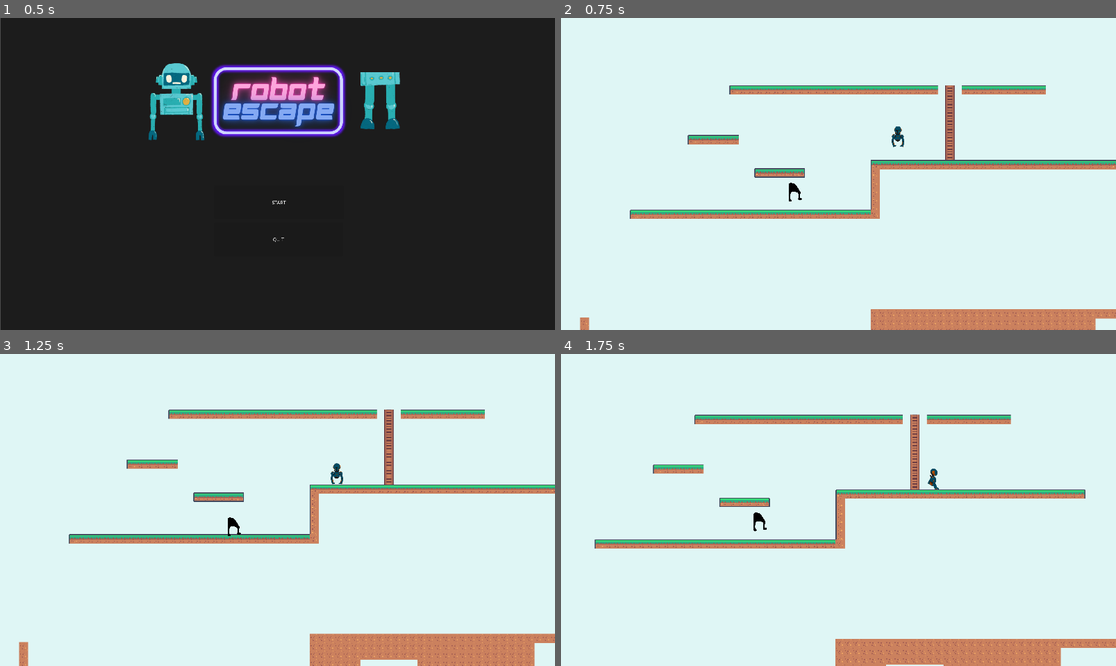
Above: before the commit, frames 1-4 (two rows, left to right).
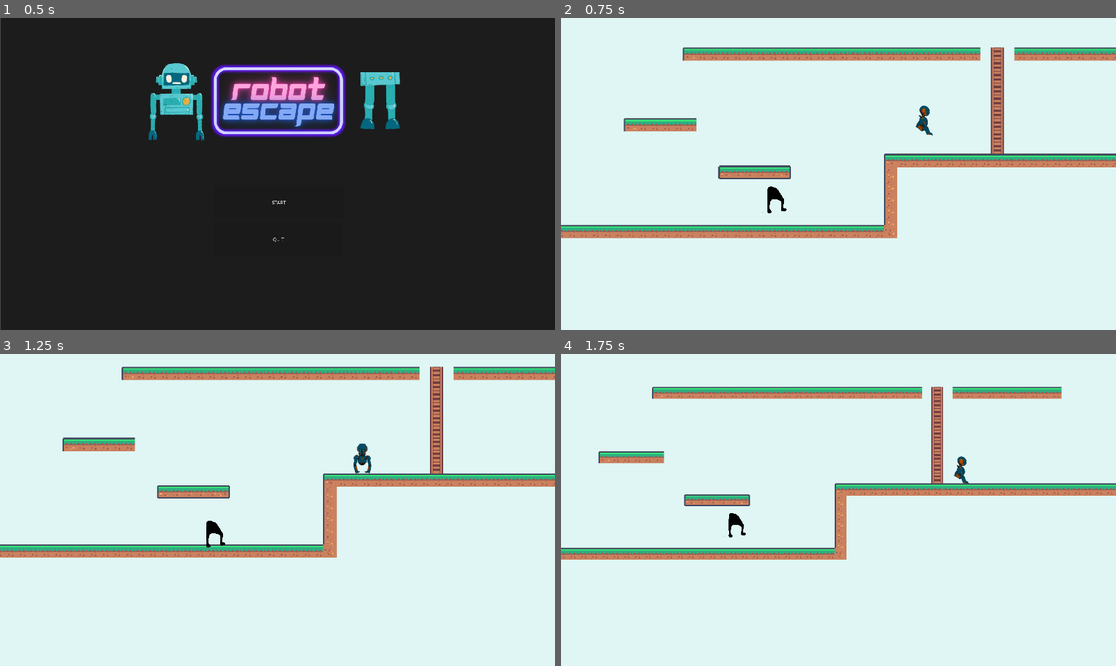
Above: after the commit, the same moments.

Repository: Paulofrog/Jeu-IC06
Game: Godot game, scene res://Game/TitleScreen/titleScreenScene.tscn
Two runs of this game, one before a commit and one after it. Both use one fixed random seed, a clock stepped at 60 frames per second and the inputs below. The engine's default icon, where the game draws it, is replaced by a stand-in: a white triangle on a blue panel in a dark square.
Inputs:
- Up to frame 1 (0.5 s): no input
- Up to frame 2 (0.75 s): click "START" at 0.5 s
- Up to frame 3 (1.25 s): no input
- Up to frame 4 (1.75 s): tap Enter at 1.25 s; hold D (armsRight) from 1.28 s (still down); hold Alt (armsAssembly) from 1.28 s (still down); tap Space (legsJump) at 1.52 s

Frame 1 is identical in both runs. In frame 2, 17% of the frame differs, in the area x 0-100%, y 9-100%; in frame 3, 19%, in the area x 0-100%, y 4-100%; in frame 4, 16%.

Commit message:
Fix zoom caméra
+ préparation éléments level1
Attention, il faut remettre les masques et les calques pour la movementArea si besoin, je les ai enlevé pour bouger avec le zoom.
Attention 2, la musique est localisée, on l'entend de moins en moins quand on s'éloigne du spawn.

Diff:
--- a/Game/Arms player/armsPlayerScript.gd
+++ b/Game/Arms player/armsPlayerScript.gd
@@ -54,7 +54,7 @@
 			$Appearance.animation = "walk"
 			$Appearance.flip_h = Global.directionX < 0
 		else:
-			if !Global.isArmsPlayerOnCeiling :
+			if !Global.isArmsPlayerOnCeiling and is_on_floor():
 				$Appearance.play("idle")
 
 	if !Global.are_assembled or Global.isArmsPlayerOnCeiling and !Global.can_climb:
--- a/Game/Level 1/level1Scene.tscn
+++ b/Game/Level 1/level1Scene.tscn
@@ -326,14 +326,39 @@
 physics_layer_0/collision_mask = 3
 sources/0 = SubResource("TileSetAtlasSource_hot3a")
 
+[sub_resource type="RectangleShape2D" id="RectangleShape2D_ang7b"]
+size = Vector2(1850, 17.5)
+
+[sub_resource type="RectangleShape2D" id="RectangleShape2D_g8gxc"]
+size = Vector2(36, 498)
+
 [node name="Node" type="Node"]
 
-[node name="Sprite2D" type="Sprite2D" parent="."]
+[node name="Background" type="Sprite2D" parent="."]
 position = Vector2(1448.81, 829.812)
 scale = Vector2(5.02843, 5.11844)
 texture = ExtResource("2_07kk2")
 
-[node name="TileMapLayer" type="TileMapLayer" parent="."]
+[node name="TileMap" type="TileMapLayer" parent="."]
 position = Vector2(-1, 409)
 tile_map_data = PackedByteArray("AAAAAEkAAAAAAAsAAAAAAEoAAAAAAAwAAAAAAEsAAAAAAA0AAAAAAEwAAAAAAA4AAAAAAE0AAAAAAA8AAAABAE …(38640 unchanged characters)…
 tile_set = SubResource("TileSet_xg5eo")
+
+[node name="LegsPlayerSpawnPoint" type="Marker2D" parent="."]
+position = Vector2(205, 1211)
+
+[node name="ArmsPlayerSpawnPoint" type="Marker2D" parent="."]
+position = Vector2(117, 671)
+
+[node name="Ceiling" type="Area2D" parent="."]
+collision_layer = 64
+
+[node name="CollisionShape2D" type="CollisionShape2D" parent="Ceiling"]
+position = Vector2(1015, -236.75)
+shape = SubResource("RectangleShape2D_ang7b")
+
+[node name="Ladder" type="Area2D" parent="."]
+
+[node name="CollisionShape2D" type="CollisionShape2D" parent="Ladder"]
+position = Vector2(-247, 1328)
+shape = SubResource("RectangleShape2D_g8gxc")
--- a/Game/Main/mainScene.tscn
+++ b/Game/Main/mainScene.tscn
@@ -45,7 +45,9 @@
 offset_bottom = -37.0
 
 [node name="MovementArea" type="StaticBody2D" parent="Camera"]
-collision_layer = 32
+visible = false
+collision_layer = 0
+collision_mask = 0
 
 [node name="CollisionArea" type="CollisionShape2D" parent="Camera/MovementArea"]
 position = Vector2(0, -283.5)
--- a/Game/Main/mainScript.gd
+++ b/Game/Main/mainScript.gd
@@ -4,10 +4,9 @@
 const PROXIMITY_THRESHOLD = 50.0
 const PROXIMITYLABEL_OFFSET = Vector2(0, -45)
 
-#renommer ces variables pour la caméra
-const MAX_DISTANCE = 500.0  # La distance à partir de laquelle la caméra commence à dézoomer
+const THRESHOLD_DISTANCE = 500.0  # La distance à partir de laquelle la caméra commence à dézoomer
 const MIN_ZOOM = Vector2(1, 1)  # Zoom par défaut
-const MAX_ZOOM = Vector2(2, 2)  # Maximum de zoom out (2x)
+const MAX_ZOOM = Vector2(4, 4)  # Maximum de zoom out (2x)
 var distance
 var zoom_factor
 var zoom
@@ -30,7 +29,7 @@
 	if Input.is_action_just_pressed("pause"):
 		pauseMenu()
 	UpdateCameraPosition()
-	#UpdateCameraZoom()
+	UpdateCameraZoom()
 	PlayerProximityDetection()
 
 
@@ -58,8 +57,8 @@
 
 # à améliorer
 func UpdateCameraZoom():
-	distance = $ArmsPlayer.global_position.distance_to($LegsPlayer.global_position)
-	zoom_factor = clamp(distance / MAX_DISTANCE, 1.0, MAX_ZOOM.x)
+	distance = $LegsPlayer.global_position.distance_to($ArmsPlayer.global_position)
+	zoom_factor = clamp(3 - distance / THRESHOLD_DISTANCE, 1, MAX_ZOOM.x) #pourquoi 3 ??
 	$Camera.zoom = Vector2(zoom_factor, zoom_factor)
 
 
Not shown: 1 places in Game/Level 1/level1Scene.tscn that only renumber resources
